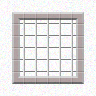
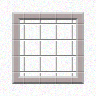
Layer changes from the first 96 × 96 image to the second:
painted on "Layer #1" over [left=12, top=12, right=84, bottom=84]
